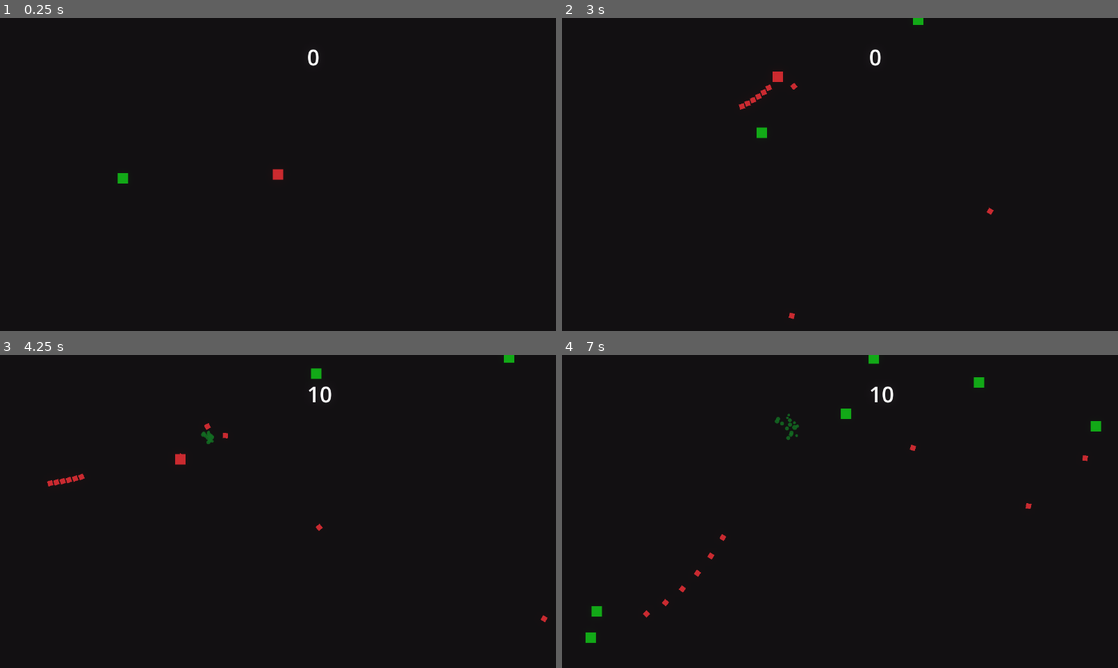
Above: before the commit, frames 1-4 (two rows, left to right).
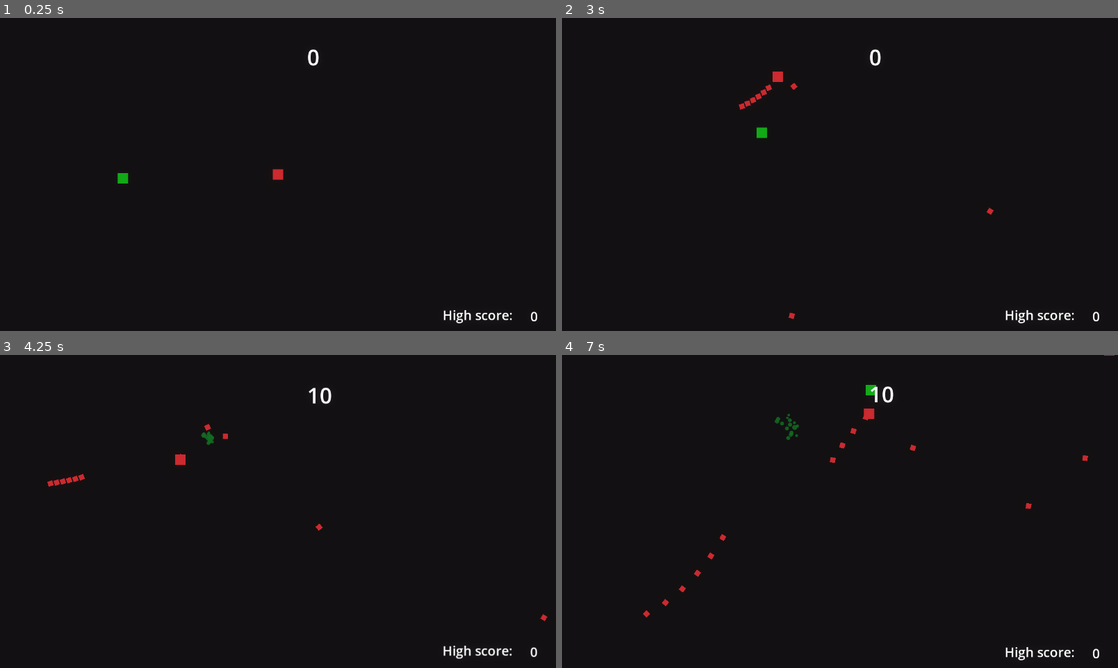
Above: after the commit, the same moments.

Repository: DiScarlet/ShootEm
Game: Godot game, scene res://scenes/arena.tscn
Two runs of this game, one before a commit and one after it. Both use one fixed random seed, a clock stepped at 60 frames per second and the inputs below.
Inputs (mouse positions are in pixels of both pictures, inside the frame that each line leads up to):
- Up to frame 1 (0.25 s): no input
- Up to frame 2 (3 s): tap Enter at 0.5 s; move the mouse to (812, 237) at 0.52 s; press the mouse at (812, 237) at 0.53 s; hold W (move_up) 0.53-2.03 s; move the mouse to (1006, 221) at 1.27 s; release the mouse at (1006, 221) at 1.28 s; click (1006, 221) at 1.35 s; move the mouse to (673, 127) at 2.02 s; press the mouse at (673, 127) at 2.03 s; hold A (move_left) from 2.03 s (still down); move the mouse to (867, 174) at 2.77 s; release the mouse at (867, 174) at 2.78 s; click (867, 174) at 2.85 s
- Up to frame 3 (4.25 s): move the mouse to (194, 433) at 3.52 s; release A (move_left) at 3.53 s; press the mouse at (194, 433) at 3.53 s; hold S (move_down) from 3.53 s (still down)
- Up to frame 4 (7 s): move the mouse to (962, 495) at 4.27 s; release S (move_down) at 4.28 s; release the mouse at (962, 495) at 4.28 s; hold D (move_right) 4.28-5.03 s; click (962, 495) at 4.35 s; move the mouse to (728, 527) at 5.02 s; press the mouse at (728, 527) at 5.03 s; hold W (move_up) 5.03-5.78 s; move the mouse to (895, 442) at 5.77 s; release the mouse at (895, 442) at 5.78 s; hold D (move_right) from 5.78 s (still down); click (895, 442) at 5.85 s; move the mouse to (812, 574) at 6.52 s; press the mouse at (812, 574) at 6.53 s

The runs differ from the first frame. In frame 1, 0.2% of the frame differs, in the area x 79-97%, y 93-98%; in frame 2, 0.3%; in frame 3, 0.5%; in frame 4, 0.8%, in the area x 4-100%, y 0-98%.

Commit message:
Added camera, high score value, exponential difficulty curve

Diff:
--- a/scenes/arena.tscn
+++ b/scenes/arena.tscn
@@ -3,7 +3,9 @@
 [ext_resource type="Script" uid="uid://b4b6aaleanmjd" path="res://scripts/arena.gd" id="1_wl4x5"]
 [ext_resource type="PackedScene" uid="uid://c3yb2eql5pwpp" path="res://scenes/player.tscn" id="2_olpmc"]
 [ext_resource type="PackedScene" uid="uid://dhh0qewrl521k" path="res://scenes/enemy.tscn" id="3_olpmc"]
-[ext_resource type="Script" uid="uid://q0l3nqxud6n2" path="res://scripts/score.gd" id="4_xdvfk"]
+[ext_resource type="Script" uid="uid://q0l3nqxud6n2" path="res://scripts/UI/score.gd" id="4_xdvfk"]
+[ext_resource type="Script" uid="uid://bqbhw16j16xcc" path="res://scripts/UI/high_score.gd" id="5_4ag8t"]
+[ext_resource type="Script" uid="uid://b0xdbtaudahbx" path="res://scripts/camera_2d.gd" id="5_7ft05"]
 
 [sub_resource type="Environment" id="Environment_wl4x5"]
 background_mode = 3
@@ -24,6 +26,7 @@
 environment = SubResource("Environment_wl4x5")
 
 [node name="EnemySpawnTimer" type="Timer" parent="." unique_id=220998081]
+wait_time = 3.0
 autostart = true
 
 [node name="UI" type="Node2D" parent="." unique_id=1367308604]
@@ -45,4 +48,48 @@
 text = "100"
 script = ExtResource("4_xdvfk")
 
+[node name="HighScoreVal" type="Label" parent="UI/Control" unique_id=2140397873]
+layout_mode = 1
+anchors_preset = 3
+anchor_left = 1.0
+anchor_top = 1.0
+anchor_right = 1.0
+anchor_bottom = 1.0
+offset_left = -59.0
+offset_top = -41.0
+offset_right = -19.0
+offset_bottom = -13.0
+grow_horizontal = 0
+grow_vertical = 0
+theme_override_font_sizes/font_size = 30
+text = "100"
+script = ExtResource("5_4ag8t")
+
+[node name="HighScoreText" type="Label" parent="UI/Control" unique_id=1479550535]
+layout_mode = 1
+anchors_preset = 3
+anchor_left = 1.0
+anchor_top = 1.0
+anchor_right = 1.0
+anchor_bottom = 1.0
+offset_left = -186.0
+offset_top = -39.0
+offset_right = -100.0
+offset_bottom = -16.0
+grow_horizontal = 0
+grow_vertical = 0
+theme_override_font_sizes/font_size = 30
+text = "High score:"
+
+[node name="Camera2D" type="Camera2D" parent="." unique_id=885219624]
+position = Vector2(640, 360)
+script = ExtResource("5_7ft05")
+
+[node name="ScreenShakeTimer" type="Timer" parent="Camera2D" unique_id=800695450]
+
+[node name="IntervalTimer" type="Timer" parent="." unique_id=1689908458]
+autostart = true
+
 [connection signal="timeout" from="EnemySpawnTimer" to="." method="_on_enemy_spawn_timer_timeout"]
+[connection signal="timeout" from="Camera2D/ScreenShakeTimer" to="Camera2D" method="_on_screen_shake_timer_timeout"]
+[connection signal="timeout" from="IntervalTimer" to="." method="_on_interval_timer_timeout"]
--- /dev/null
+++ b/scripts/UI/high_score.gd
@@ -0,0 +1,6 @@
+extends Label
+
+#FUNCS
+#system overrides
+func _ready() -> void:
+	text = str(GameManager.high_score)
--- a/scripts/arena.gd
+++ b/scripts/arena.gd
@@ -6,7 +6,9 @@
 const ENEMY_SPAWN_OFFSET = 160
 #locals
 var enemy_1 = preload("res://scenes/enemy.tscn")
-
+#Godot elements
+@onready var interval_timer: Timer = $IntervalTimer
+@onready var enemy_spawn_timer: Timer = $EnemySpawnTimer
 
 
 #FUNCS
@@ -14,6 +16,7 @@
 func _ready() -> void:
 	GameManager.node_creation_parent = self
 	GameManager.points = 0
+	interval_timer.wait_time = GameManager.DIFFICULTY_INTERVAL
 
 func _exit_tree() -> void:
 	GameManager.node_creation_parent = null
@@ -44,3 +47,8 @@
 	var enemy_position = Vector2(x ,y)
 
 	GameManager.instance_node(enemy_1, enemy_position, GameManager.node_creation_parent)
+
+func _on_interval_timer_timeout() -> void:
+	if enemy_spawn_timer.wait_time >= GameManager.MAX_DIFFICULTY:
+		var new_time = enemy_spawn_timer.wait_time * 0.95
+		enemy_spawn_timer.wait_time = round(new_time * 1000.0) / 1000.0
--- /dev/null
+++ b/scripts/camera_2d.gd
@@ -0,0 +1,37 @@
+extends Camera2D
+
+#VARS
+#consts
+#locals
+var is_screen_shaking = false
+var shake_intensity = 0
+#Godot elements
+@onready var shake_timer: Timer = $ScreenShakeTimer
+
+
+#FUNCS
+#system overrides
+func _ready() -> void:
+	GameManager.camera = self
+
+func _exit_tree() -> void:
+	GameManager.camera = null
+
+func _process(delta: float) -> void:
+	zoom = lerp(zoom, Vector2(1, 1), 0.3)
+
+	if is_screen_shaking:
+		global_position += Vector2(randi_range(-shake_intensity, shake_intensity), randi_range(-shake_intensity, shake_intensity)) * delta
+
+#action functions
+func screen_shake(intensity, time):
+	zoom = Vector2(1, 1) - Vector2(intensity * 0.002, intensity * 0.02)
+	shake_intensity = intensity
+	shake_timer.wait_time = time
+	shake_timer.start()
+	is_screen_shaking = true
+
+#event functions
+func _on_screen_shake_timer_timeout() -> void:
+	is_screen_shaking = false
+	global_position = GameManager.WINDOW_SIZE / 2
--- a/scripts/enemy.gd
+++ b/scripts/enemy.gd
@@ -24,6 +24,9 @@
 	global_position += velocity * SPEED * delta
 
 	if hp <= 0:
+		if GameManager.camera != null:
+			GameManager.camera.screen_shake(GameManager.SHAKE_INTENSITY, 0.1)
+
 		GameManager.points += 10
 		if GameManager.node_creation_parent != null:
 			var blood_part_instance = GameManager.instance_node(blood_particles, global_position, GameManager.node_creation_parent)
--- a/scripts/player.gd
+++ b/scripts/player.gd
@@ -12,6 +12,7 @@
 	#bullet
 var bullet = preload("res://scenes/bullet.tscn")
 var can_shoot = true
+var is_dead = false
 #Godot elements
 @onready var timer_reload: Timer = $Timer_Reload
 
@@ -29,13 +30,13 @@
 	velocity.y = int(Input.is_action_pressed("move_down")) - int(Input.is_action_pressed("move_up"))
 
 	var half_size = PLAYER_SIZE / 2
-	global_position.x = clamp(global_position.x, half_size.x, WINDOW_SIZE.x - half_size.x)
-	global_position.y = clamp(global_position.y, half_size.y, WINDOW_SIZE.y - half_size.y)
+	global_position.x = clamp(global_position.x, PLAYER_SIZE.x, WINDOW_SIZE.x - PLAYER_SIZE.x)
+	global_position.y = clamp(global_position.y, PLAYER_SIZE.y, WINDOW_SIZE.y - PLAYER_SIZE.y)
 
 	velocity = velocity.normalized()
 	global_position += SPEED * velocity * delta
 
-	if Input.is_action_pressed("click") and GameManager.node_creation_parent != null and can_shoot:
+	if Input.is_action_pressed("click") and GameManager.node_creation_parent != null and can_shoot and !is_dead:
 		GameManager.instance_node(bullet, global_position, GameManager.node_creation_parent)
 		start_reload()
 
@@ -51,7 +52,11 @@
 
 func _on_hitbox_area_entered(area: Area2D) -> void:
 	if area.is_in_group("Enemy"):
-		can_shoot = false
+		is_dead = true
 		visible = false
 		await(get_tree().create_timer(RESPAWN_TIME).timeout)
+
+		if GameManager.high_score < GameManager.points:
+			GameManager.high_score = GameManager.points
+
 		get_tree().reload_current_scene()
--- a/scripts/singletons/GameManager.gd
+++ b/scripts/singletons/GameManager.gd
@@ -3,11 +3,18 @@
 #VARS
 #consts
 const WINDOW_SIZE = Vector2i(1280, 720)
+	#other func's constants
+const SHAKE_INTENSITY = 3
+const DIFFICULTY_INTERVAL = 3.0
+const MAX_DIFFICULTY = 0.2
 #locals(for GameManager)/globals(for all nodes)
 var node_creation_parent = null
 var points = 0
+	#UI
+var high_score = 0
 	#characters/npcs
 var player = null
+var camera = null
 
 
 #FUNCS
Not shown, added: scripts/UI/high_score.gd.uid
Renamed: scripts/score.gd -> scripts/UI/score.gd
Renamed: scripts/score.gd.uid -> scripts/UI/score.gd.uid
Not shown, added: scripts/camera_2d.gd.uid
